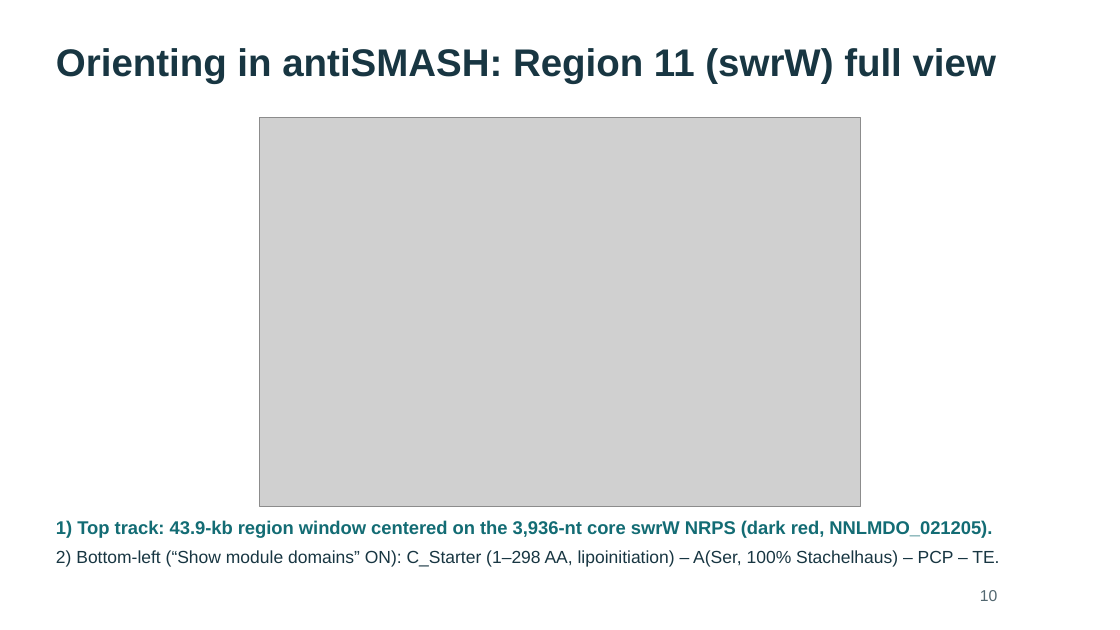
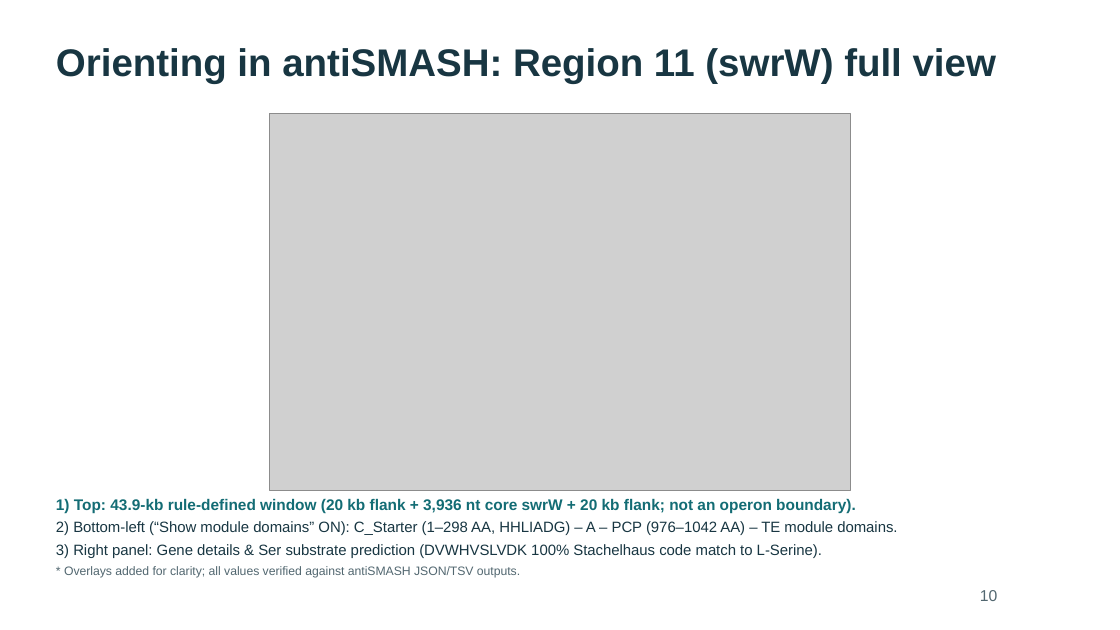
Before and after one commit to WhyAdr/sm-manu, a slide deck: slide 10 of explainer/NMZ-Serratia-genomics-explainer-2026-10-20.pptx. Drawn at 1120x630 pixels with LibreOffice and Linux fonts; fonts in the diff are those of the drawing; grey boxes stand for pictures. Boxes give left, top, right and bottom in pixels: in the first picture for what was removed or moved away, otherwise in the second. Text is boxed around its words. In the diff, an @@ line names an element or a change of style, - is before the commit and + after.

Commit message:
Add serratamolide chemistry and pan-proteome slides (44-slide deck); alt text, 3-lens antiSMASH slide, aromatic split; soften absence claims; rebuild PPTX/PDFs

```diff
--- a/explainer/NMZ-Serratia-genomics-explainer-2026-10-20.pptx
+++ b/explainer/NMZ-Serratia-genomics-explainer-2026-10-20.pptx
@@ picture: place and size @@
-picture at box(260, 118, 860, 507)
+picture at box(270, 113, 850, 490)
@@ text at box(56, 498, 856, 514): text changed; size 15.8 to 13.1 pt @@
-1) Top track: 43.9-kb region window centered on the 3,936-nt core swrW NRPS (dark red, NNLMDO_021205).
+1) Top: 43.9-kb rule-defined window (20 kb flank + 3,936 nt core swrW + 20 kb flank; not an operon boundary).
@@ text at box(56, 521, 897, 535): text changed; size 15 to 12.8 pt @@
-2) Bottom-left (“Show module domains” ON): C_Starter (1–298 AA, lipoinitiation) – A(Ser, 100% Stachelhaus) – PCP – TE.
+2) Bottom-left (“Show module domains” ON): C_Starter (1–298 AA, HHLIADG) – A – PCP (976–1042 AA) – TE module domains.
@@ text added at box(56, 544, 822, 558), 12.8 pt, text #183642 @@
+3) Right panel: Gene details & Ser substrate prediction (DVWHVSLVDK 100% Stachelhaus code match to L-Serine).
@@ text added at box(64, 566, 520, 578), 10.5 pt, text #526770 @@
+* Overlays added for clarity; all values verified against antiSMASH JSON/TSV outputs.
```
Also in this commit, not shown: 19 other slides changed, 5 slides added, 1 slide removed, 12 other files.
